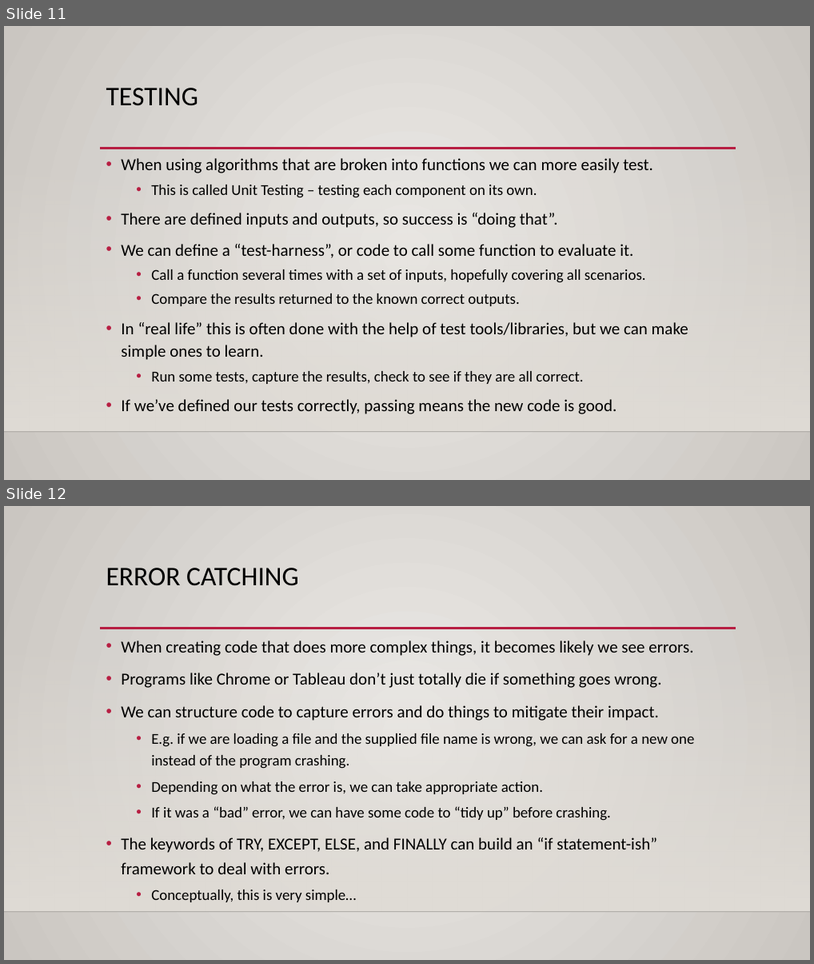
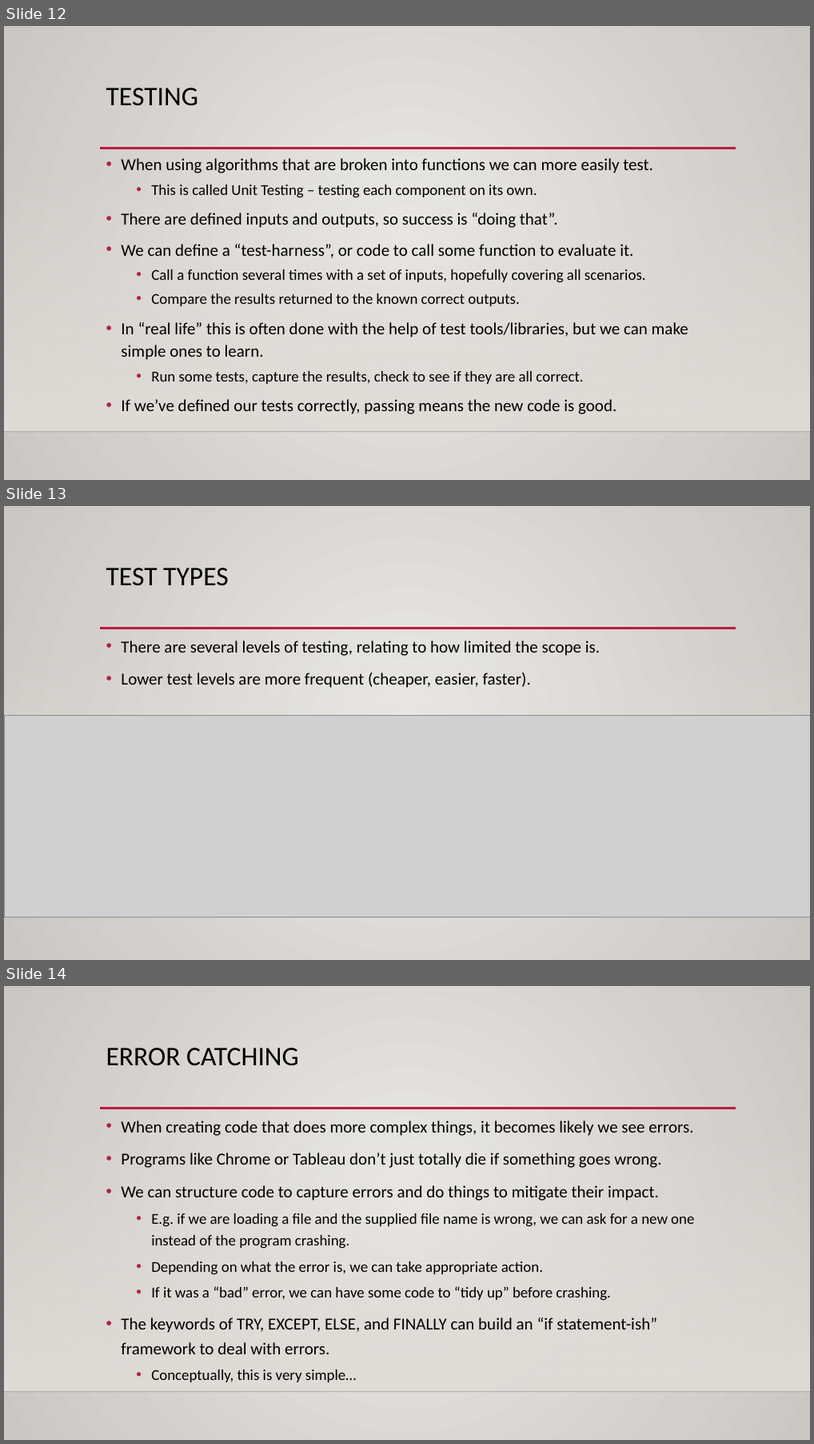
Before and after one commit to AkeemSemperDataScience/Programming_Basics_for_Machine_Learning_Students, a slide deck: reference_material/slides/012_algo_interface_errors.pptx. Shown one above the other, each under a label of ours: slides 11 and 12 before the commit, slides 12, 13 and 14 after it. The pictures are 814x964 and 814x1444 pixels, drawn with LibreOffice and Linux fonts; fonts in the diff are those of the drawing; grey boxes stand for pictures; background and template pictures are left out. Boxes give left, top, right and bottom in pixels: in the first picture for what was removed or moved away, otherwise in the second. Text is boxed around its words. In the diff, an @@ line names an element or a change of style, - is before the commit and + after.

```diff
--- a/reference_material/slides/012_algo_interface_errors.pptx
+++ b/reference_material/slides/012_algo_interface_errors.pptx
@@ slide 13 added at bbox=[4, 506, 810, 960], background gradient #ECEAE7 to #CAC7C1; not listed: 3 template elements that a slide beside it also shows @@
@@ title added at bbox=[106, 568, 229, 586], 32 pt, text #000000 @@
+TEST TYPES
@@ text added at bbox=[121, 640, 600, 688], 20 pt, text #000000 @@
+• There are several levels of testing, relating to how limited the scope is.
+• Lower test levels are more frequent (cheaper, easier, faster).
@@ picture added at bbox=[4, 715, 810, 916] @@
@@ what was slide 11 is now slide 12 @@
@@ what was slide 12 is now slide 14 @@
```
Also in this commit, not shown: 2 slides changed, 4 other slides added, 3 other files.
